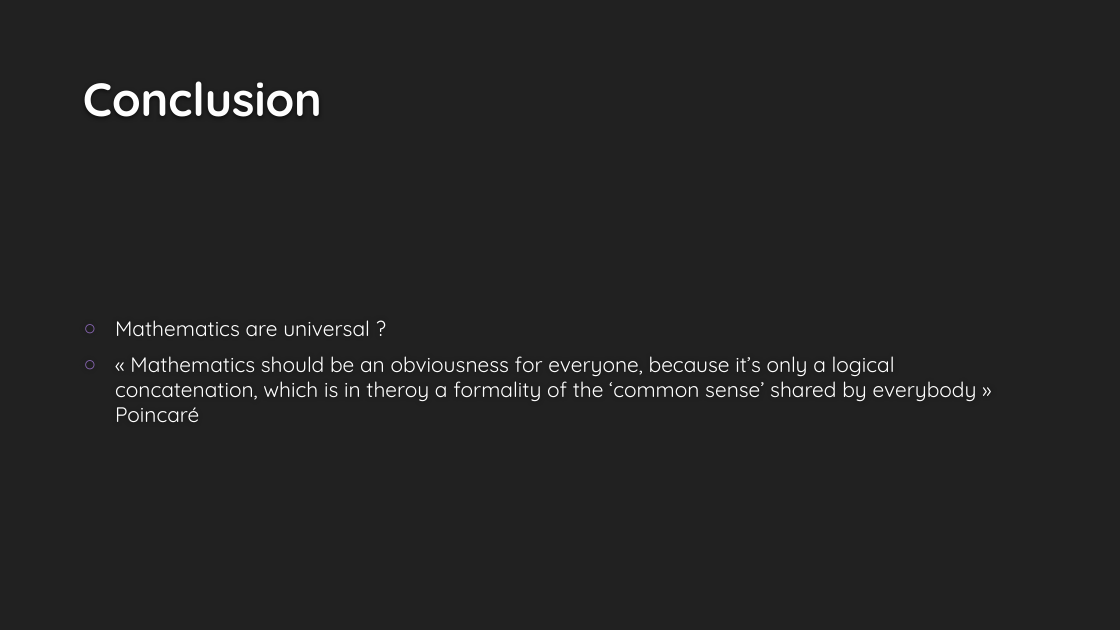
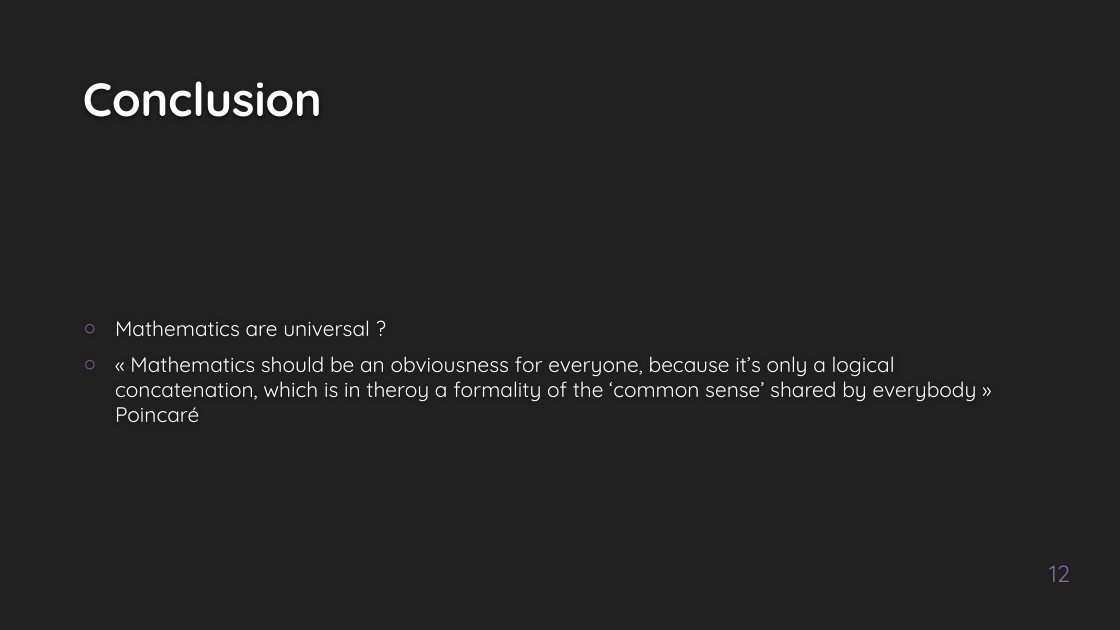
Before and after one commit to whispyy/M1Anglais, a slide deck: slide 12 of support 2 - At the beginning of mathematical objects/At the beginning of mathematical objects.pptx (slide 11 before the commit). Drawn at 1120x630 pixels with LibreOffice and Linux fonts; fonts in the diff are those of the drawing; background and template pictures are left out. Boxes give left, top, right and bottom in pixels: in the first picture for what was removed or moved away, otherwise in the second. Text is boxed around its words. In the diff, an @@ line names an element or a change of style, - is before the commit and + after.

```diff
--- a/support 2 - At the beginning of mathematical objects/At the beginning of mathematical objects.pptx
+++ b/support 2 - At the beginning of mathematical objects/At the beginning of mathematical objects.pptx
@@ page number added at [1049, 565, 1070, 582], 20 pt, text #8664B0 @@
+12
```
Also in this commit, not shown: 13 other slides changed, 1 slide added, 1 other file.
